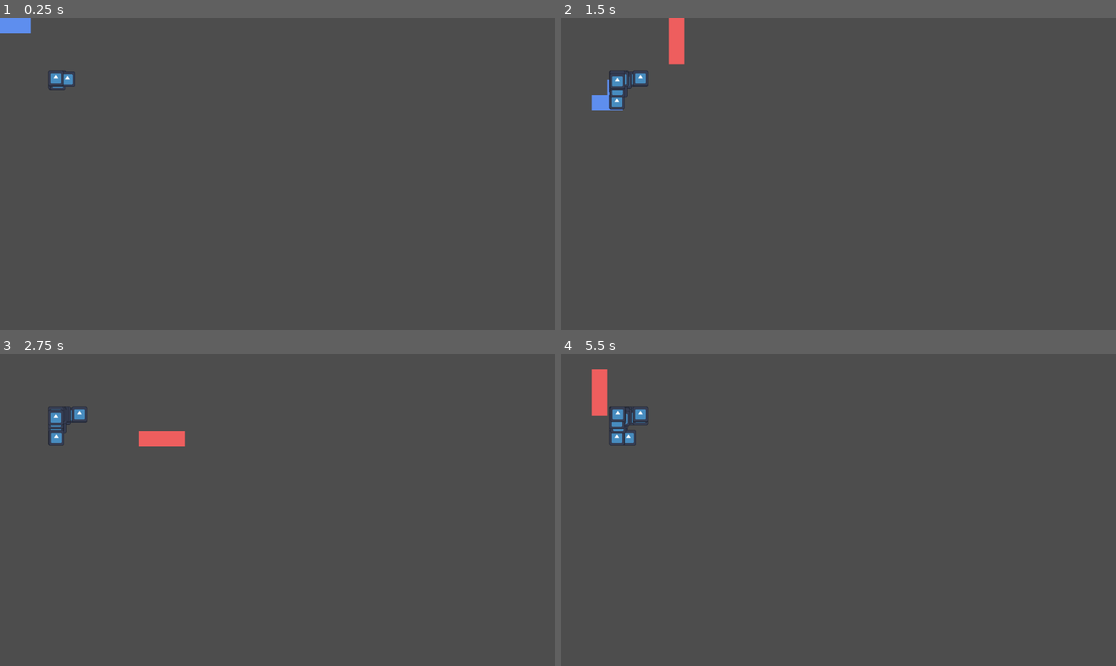
Above: before the commit, frames 1-4 (two rows, left to right).
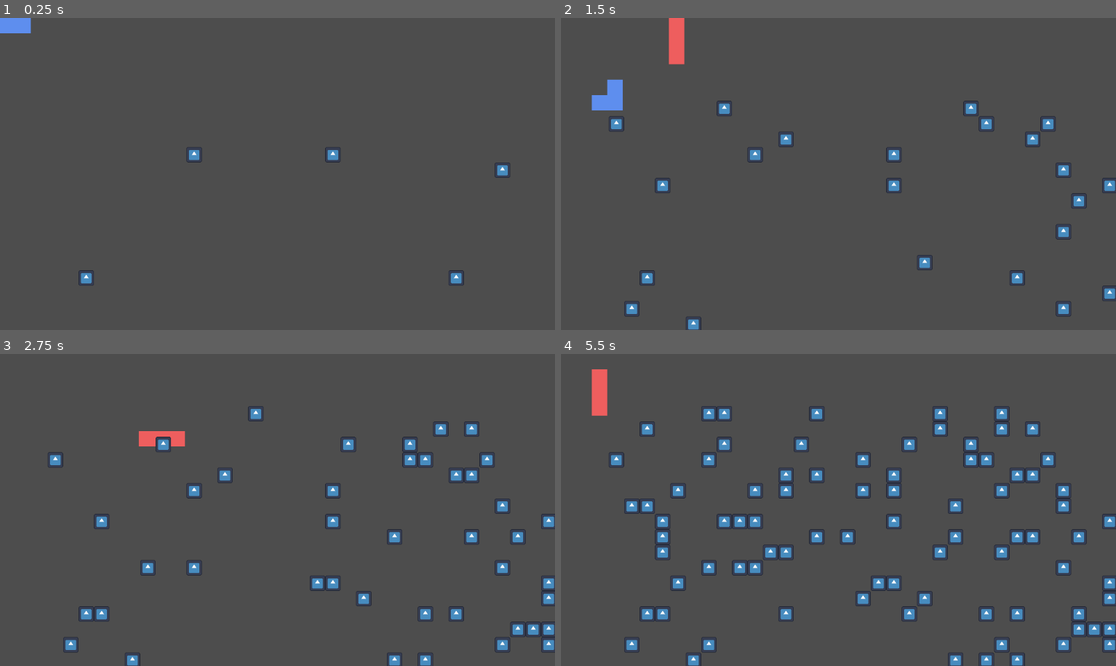
Above: after the commit, the same moments.

Repository: arrowira/MiniJam196Snake
Game: Godot game, scene res://scenes/main.tscn
Same seed, same stepped clock (60 frames per second), same inputs: the game is played once before the commit and once after it. The engine's default icon, where the game draws it, is replaced by a stand-in: a white triangle on a blue panel in a dark square.
Inputs:
- Up to frame 1 (0.25 s): no input
- Up to frame 2 (1.5 s): hold Right (p1right) 0.53-1.28 s; tap S (p2down) at 0.6 s; hold Down (p1down) from 1.28 s (still down); tap A (p2left) at 1.35 s
- Up to frame 3 (2.75 s): release Down (p1down) at 2.03 s; hold Right (p1right) from 2.03 s (still down); tap D (p2right) at 2.1 s
- Up to frame 4 (5.5 s): release Right (p1right) at 2.78 s; hold Up (p1up) 2.78-3.53 s; tap one key every 0.75 s from 2.85 s: W (p2up) S (p2down) A (p2left) D (p2right); hold Left (p1left) 3.53-5.03 s; hold Down (p1down) from 5.03 s (still down)

The runs differ from the first frame. In frame 1, 0.6% of the frame differs, in the area x 8-92%, y 16-86%; in frame 2, 2.3%; in frame 3, 4.1%; in frame 4, 7.7%, in the area x 8-100%, y 16-100%.

Commit message:
apple spawn fix

Diff:
--- a/minijam-196-proj/scenes/snakeB.tscn
+++ b/minijam-196-proj/scenes/snakeB.tscn
@@ -3,7 +3,7 @@
 [ext_resource type="Script" uid="uid://dypxikpkp2onf" path="res://scripts/snakeManager.gd" id="1_j7cvy"]
 [ext_resource type="Texture2D" uid="uid://lm8wjeauffjb" path="res://sprites/snake-2.png.png" id="2_svus2"]
 [ext_resource type="PackedScene" uid="uid://cqw168b0vu0te" path="res://scenes/player_2_segment.tscn" id="2_x26v3"]
-[ext_resource type="Script" uid="uid://vt5innic22ep" path="res://scenes/player2Movement.gd" id="3_km0su"]
+[ext_resource type="Script" uid="uid://vt5innic22ep" path="res://scripts/player2Movement.gd" id="3_km0su"]
 
 [node name="snakeB" type="Node2D"]
 script = ExtResource("1_j7cvy")
--- a/minijam-196-proj/scripts/apple_spawner.gd
+++ b/minijam-196-proj/scripts/apple_spawner.gd
@@ -7,5 +7,5 @@
 
 func Spawn():
 	var A = Apple.instantiate()
-	A.position = Vector2(1600/(32*randi_range(1, 50)), 1600/(32*randi_range(1, 50)))
+	A.position = Vector2((32*randi_range(1, 50))%1600,(32*randi_range(1, 50))%1600)
 	add_child(A)
Renamed: minijam-196-proj/scenes/player2Movement.gd -> minijam-196-proj/scripts/player2Movement.gd
Renamed: minijam-196-proj/scenes/player2Movement.gd.uid -> minijam-196-proj/scripts/player2Movement.gd.uid
